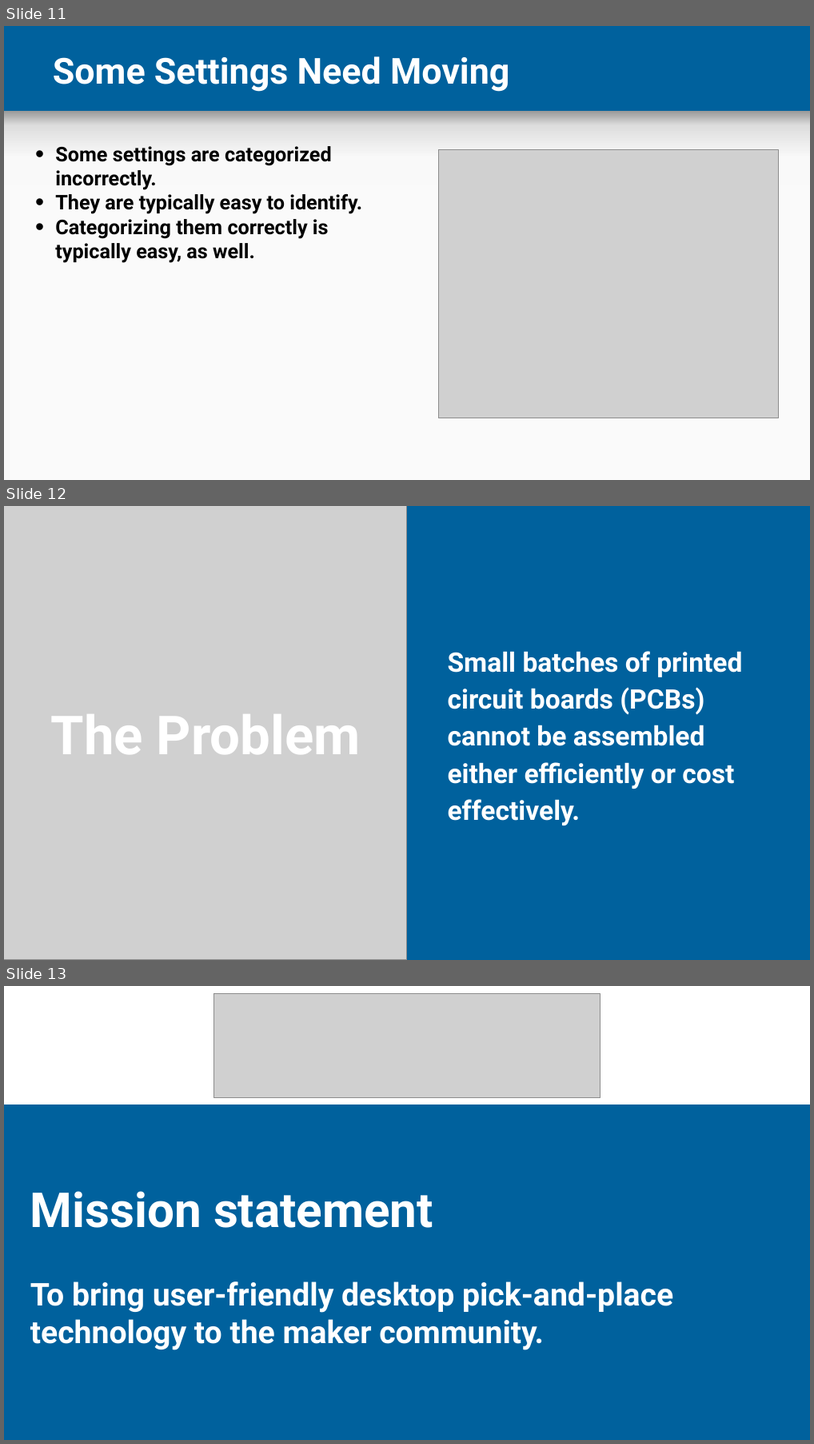
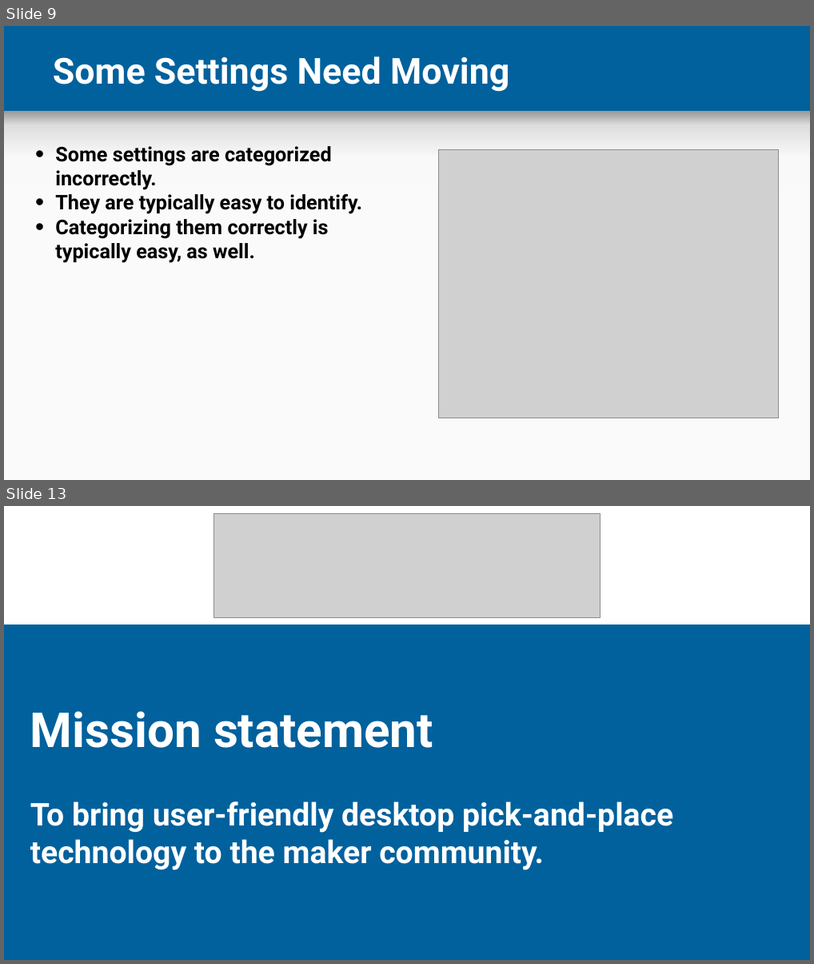
Before and after one commit to lendres/Cura-UI-Example, a slide deck: Documentation and Notes/Cura Profiles.pptx. Shown one above the other, each under a label of ours: slides 11, 12 and 13 before the commit, slides 9 and 13 after it; the slides between them are not shown. The pictures are 814x1444 and 814x964 pixels, drawn with LibreOffice and Linux fonts; fonts in the diff are those of the drawing; grey boxes stand for pictures. Boxes give left, top, right and bottom in pixels: in the first picture for what was removed or moved away, otherwise in the second. Text is boxed around its words. In the diff, an @@ line names an element or a change of style, - is before the commit and + after.

```diff
--- a/Documentation and Notes/Cura Profiles.pptx
+++ b/Documentation and Notes/Cura Profiles.pptx
@@ slide 12 removed at (x1=4, y1=506, x2=810, y2=960), background #00619D @@
@@ rectangle removed at (x1=4, y1=506, x2=407, y2=959) @@
@@ picture removed at (x1=4, y1=506, x2=407, y2=959) @@
@@ rectangle removed at (x1=398, y1=506, x2=407, y2=959) @@
@@ text removed at (x1=448, y1=651, x2=742, y2=825) @@
-Small batches of printed circuit boards (PCBs) cannot be assembled either efficiently or cost effectively.
@@ title removed at (x1=51, y1=714, x2=361, y2=754) @@
-The Problem
@@ what was slide 11 is now slide 9 @@
```
Also in this commit, not shown: 1 slide changed, 3 slides added, 2 other slides removed, 38 other files.
